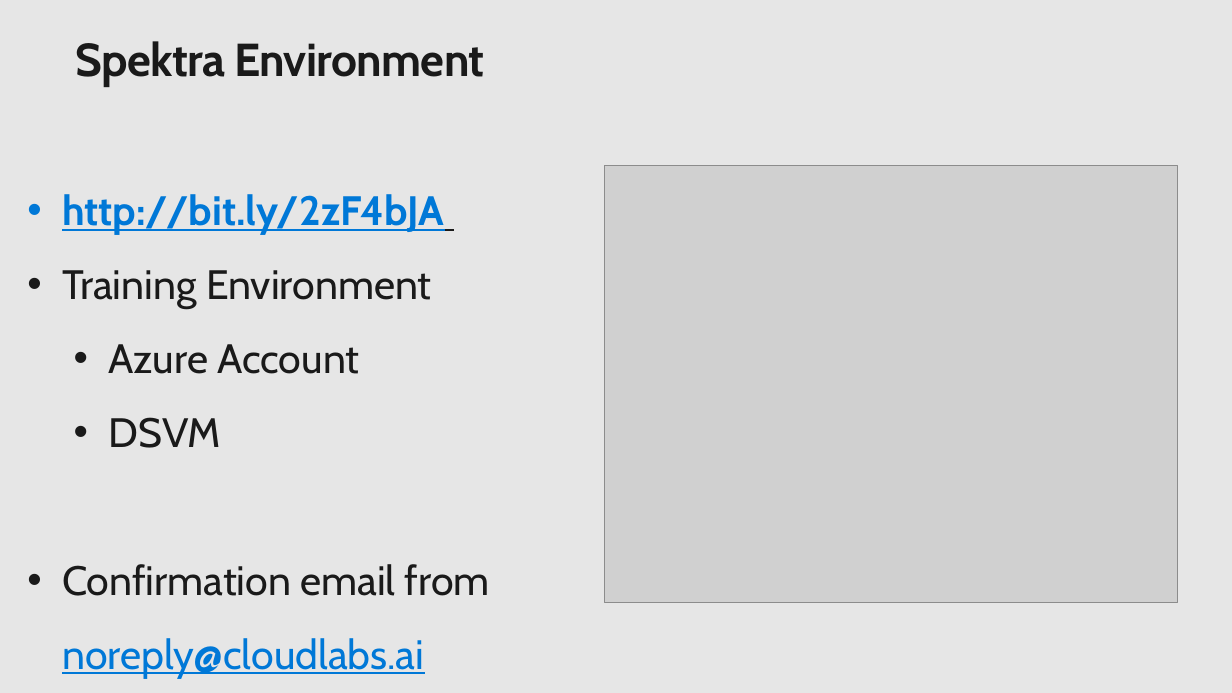
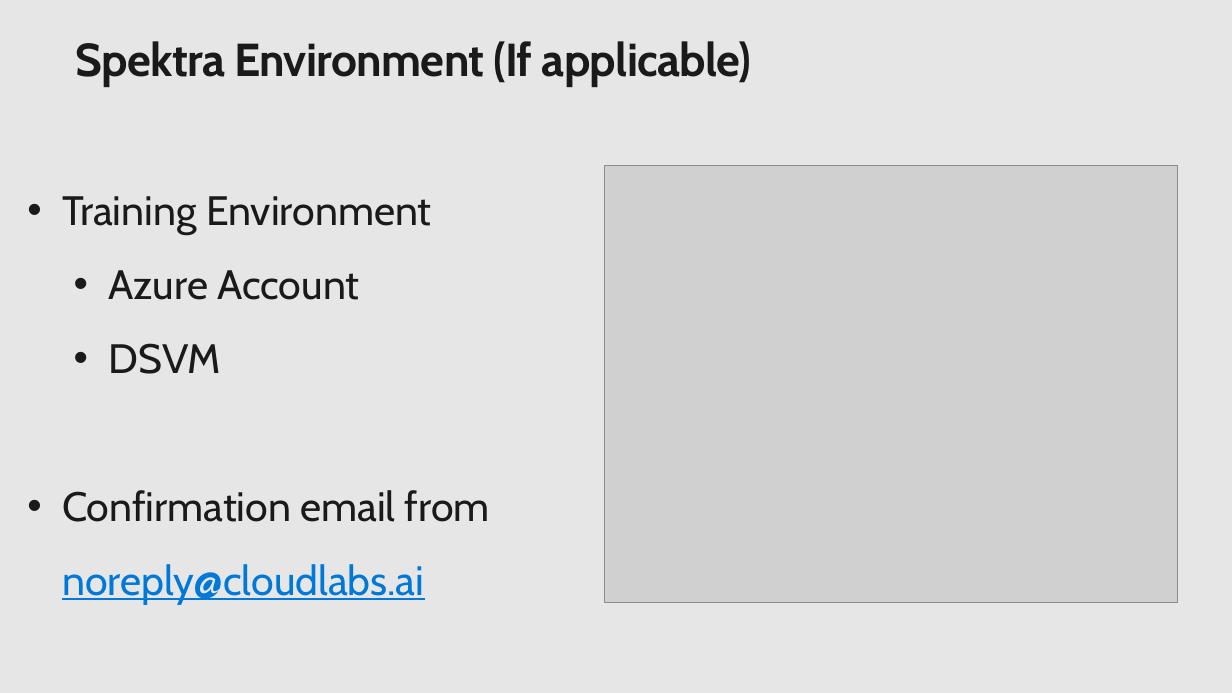
Before and after one commit to sandy366/LearnAI-KnowledgeMiningBootcamp, a slide deck: slide 8 of resources/instructor-notes/KMB-Opening.pptx (slide 9 before the commit). Drawn at 1232x693 pixels with LibreOffice and Linux fonts; fonts in the diff are those of the drawing; grey boxes stand for pictures; background and template pictures are left out. Boxes give left, top, right and bottom in pixels: in the first picture for what was removed or moved away, otherwise in the second. Text is boxed around its words. In the diff, an @@ line names an element or a change of style, - is before the commit and + after.

```diff
--- a/resources/instructor-notes/KMB-Opening.pptx
+++ b/resources/instructor-notes/KMB-Opening.pptx
@@ title at bbox=[76, 41, 752, 87]: text changed @@
-Spektra Environment
+Spektra Environment (If applicable)
@@ text at bbox=[62, 194, 444, 235]: paragraph removed @@
-• http://bit.ly/2zF4bJA
```
Also in this commit, not shown: 3 other slides changed, 2 slides removed.
